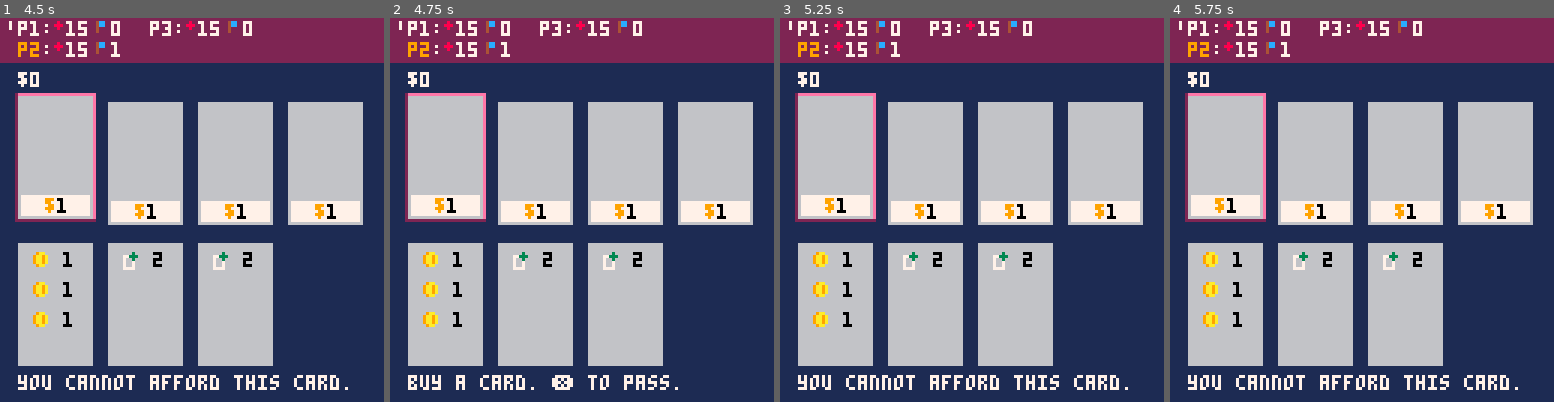
Above: before the commit, frames 1-4 (left to right).
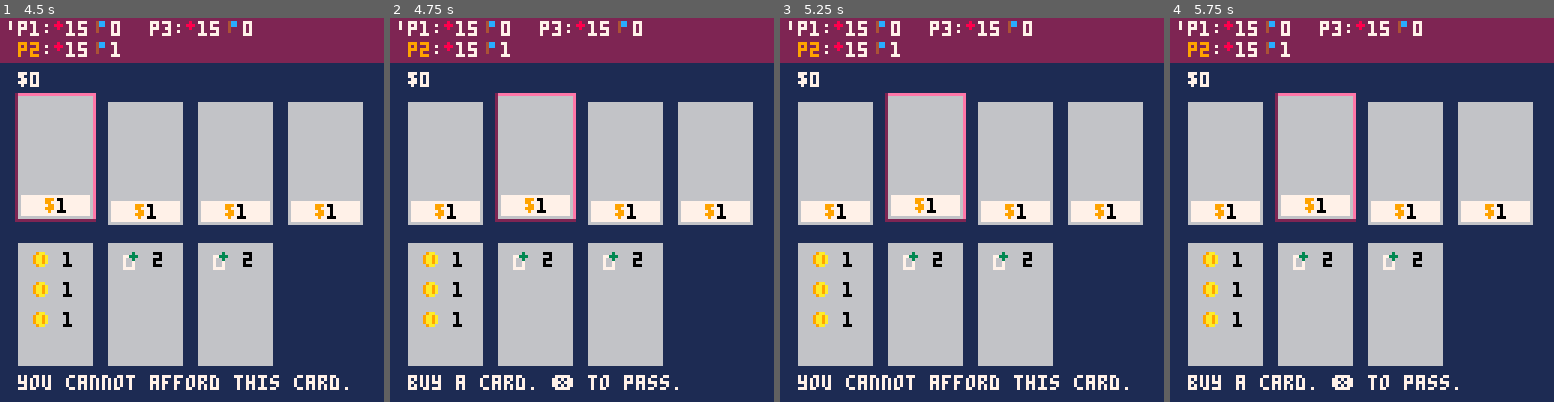
Above: after the commit, the same moments.

Repository: camden/minidom
Game: PICO-8 cartridge dom.p8
The game is run twice, just before and just after one commit, with the same random seed, the same clock (stepped at 60 frames per second) and the same inputs.
Inputs:
- Up to frame 1 (4.5 s): tap X (X key) at 0.33, 1.07, 1.85, 2.97, 4.08 s; tap O (Z key) at 0.7, 1.7, 2.1, 2.5, 2.9, 3.3, 3.7, 4.1 s; hold Right 1.6-2.1 s; hold Right 2.47-3.03 s; hold Left 3.08-3.58 s; hold Right from 4.02 s (still down)
- Up to frame 2 (4.75 s): tap O (Z key) at 4.5 s; release Right at 4.68 s
- Up to frame 3 (5.25 s): tap O (Z key) at 4.9 s; hold Left from 5.08 s (still down); tap X (X key) at 5.2 s
- Up to frame 4 (5.75 s): tap O (Z key) at 5.3, 5.7 s; release Left at 5.68 s

Frame 1 is identical in both runs. In frame 2, 3.6% of the frame differs, in the area x 3-49%, y 19-54%; in frame 3, 3.6%; in frame 4, 4.6%, in the area x 3-91%, y 19-97%.

Commit message:
added sounds

Diff:
--- a/dom.p8
+++ b/dom.p8
@@ -160,6 +160,8 @@
   -- add cards to the shop
   initialize_shop_deck(players.shop)
   draw_cards_from_deck(players.shop)
+
+  start_turn()
 end
 
 function _update()
@@ -374,17 +376,22 @@
   if can_afford_current_shop_card() then
     del(players.shop.hand, card)
     add(cur_discard_pile(), card)
-    -- set_next_first_player(current_turn)
-    advance()
+    event_bought_card()
+    status_msg = 'p' .. current_turn .. ' bought a card.'
+    wait(15, advance)
   else
     event_cannot_afford_card()
   end
 end
 
+function event_bought_card()
+  sfx(1)
+end
+
 function event_cannot_afford_card()
-  -- play sound!
   status_msg = 'you cannot afford this card.'
-  wait(10, function() update_status_message(2) end)
+  sfx(0)
+  wait(8, function() update_status_message(2) end)
 end
 
 -- expects a number where 1 is first player, etc
@@ -421,9 +428,14 @@
       finished_round()
     end
 
+    start_turn()
+end
+
+function start_turn()
     -- get ready for the next turn
     selected_index = 1
     cur_selection_kind = selection.hand
+    sfx(2)
 end
 
 function finished_round()
Not shown, changed: the sound effects (__sfx__) section of dom.p8
